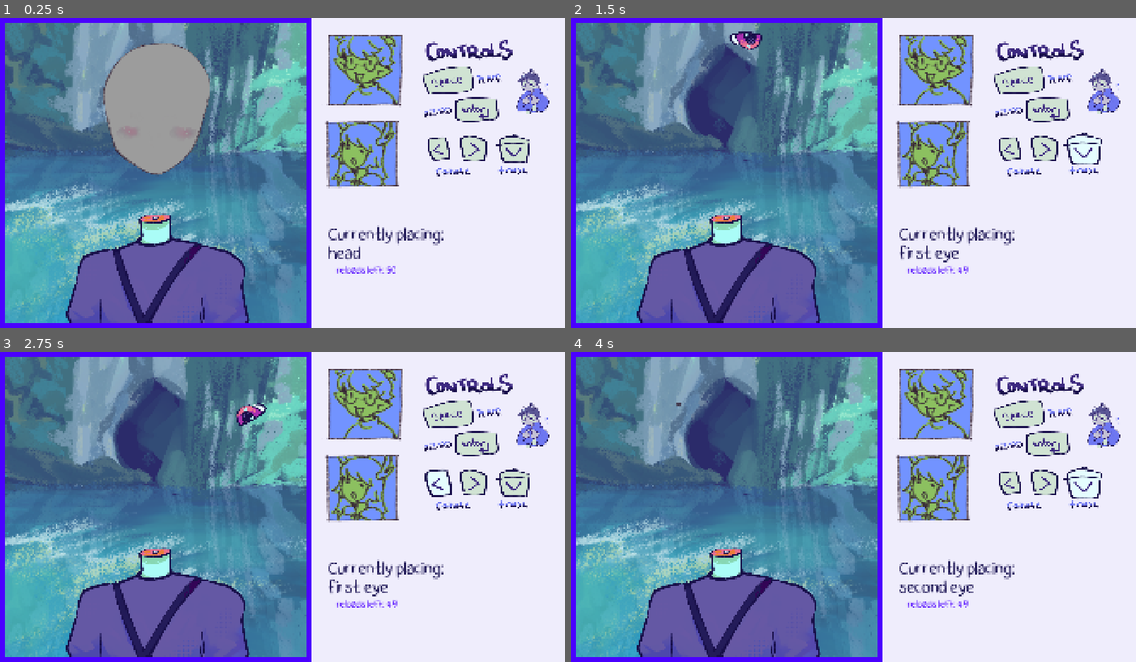
Above: before the commit, frames 1-4 (two rows, left to right).
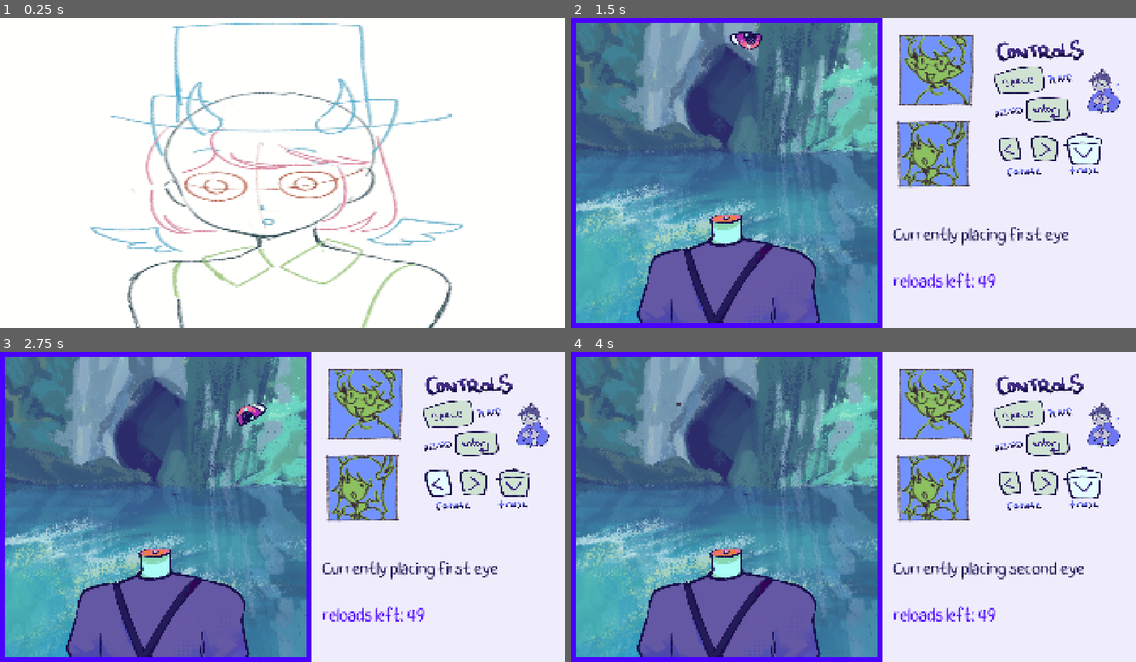
Above: after the commit, the same moments.

Repository: Herbeon/haven-toronto-game
Game: Godot game, scene res://game.tscn
Two runs of this game, one before a commit and one after it. Both use one fixed random seed, a clock stepped at 60 frames per second and the inputs below.
Inputs (mouse positions are in pixels of both pictures, inside the frame that each line leads up to):
- Up to frame 1 (0.25 s): no input
- Up to frame 2 (1.5 s): tap Enter (reload) at 0.5 s; move the mouse to (977, 157) at 0.52 s; hold Up 0.53-1.28 s; click (977, 157) at 0.6 s; move the mouse to (740, 188) at 1.27 s; hold Down (trashbin) from 1.28 s (still down); tap Q (newgame) at 1.35 s
- Up to frame 3 (2.75 s): click (169, 522) at 1.55 s; move the mouse to (339, 438) at 2.02 s; release Down (trashbin) at 2.03 s; hold Up from 2.03 s (still down); hold Left (rotate_ccwise) from 2.03 s (still down); click (339, 438) at 2.3 s
- Up to frame 4 (4 s): move the mouse to (825, 569) at 2.77 s; release Left (rotate_ccwise) at 2.78 s; tap Right (rotate_clockwise) at 2.85 s; click (825, 569) at 3.05 s; move the mouse to (1023, 553) at 3.52 s; release Up at 3.53 s; hold Down (trashbin) from 3.53 s (still down); click (1023, 553) at 3.6 s

The runs differ from the first frame. In frame 1, 67% of the frame differs, in the area x 0-98%, y 0-100%; in frame 2, 1.5%; in frame 3, 1.5%; in frame 4, 1.6%.

Commit message:
added placeholder for starting htumbnail

Diff:
--- a/havenBounceBack/game.gd
+++ b/havenBounceBack/game.gd
@@ -41,11 +41,12 @@
 @onready var relabel = $Control/Relabel
 
 var reloads_left = 50
-
+var complete_pic = false
 @onready var current_part = $torso
 
 # Called when the node enters the scene tree for the first time.
 func _ready() -> void:
+	$title_screen.game_started.connect(title_screen_clicked)
 	eye1.done_eye.connect(eye1_is_done)
 	eye2.done_eye2.connect(eye2_is_done)
 	hairback.done_hairback.connect(hairback_is_done)
@@ -68,7 +69,7 @@
 
 func _process(float) -> void:
 	if(Input.is_action_just_pressed("reload")):
-		if(reloads_left > 0):
+		if(reloads_left > 0 && !complete_pic):
 			current_part.start()
 
 			reloads_left -= 1
@@ -81,18 +82,21 @@
 	#if(Input.is_action_just_pressed("newgame")):
 		#new_game()
 
+func title_screen_clicked():
+	new_game()
 
 func new_game():
 	# a new game. do stuff
 	# skip to eye part
+	#print("new game!")
 	torso.start()
 	head.start()
 	current_part = $head
-	label.text = "Currently placing:\nhead"
+	label.text = "Currently placing head"
 	relabel.text = "reloads left: " + str(reloads_left)
 
 func head_is_done():
-	label.text = "Currently placing:\nfirst eye"
+	label.text = "Currently placing first eye"
 	current_part = $eye1
 
 	eye1.start()
@@ -100,75 +104,75 @@
 
 
 func eye1_is_done():
-	label.text = "Currently placing:\nsecond eye"
+	label.text = "Currently placing second eye"
 	current_part = $eye2
 	eye2.start()
 
 func eye2_is_done():
-	label.text = "Currently placing:\nfirst eyebrow"
+	label.text = "Currently placing first eyebrow"
 	current_part = $eyebrow1
 
 	eyebrow1.start()
 
 func eyebrow1_is_done():
-	label.text = "Currently placing:\nsecond eyebrow"
+	label.text = "Currently placing second eyebrow"
 	current_part = $eyebrow2
 
 	eyebrow2.start()
 
 func eyebrow2_is_done():
-	label.text = "Currently placing:\nfirst ear"
+	label.text = "Currently placing first ear"
 	current_part = $ear1
 
 	ear1.start()
 
 
 func ear_is_done():
-	label.text = "Currently placing:\nsecond ear"
+	label.text = "Currently placing second ear"
 
 	current_part = $ear2
 
 	ear2.start()
 
 func ear_2_is_done():
-	label.text = "Currently placing:\nmouth"
+	label.text = "Currently placing mouth"
 
 	current_part = $mouth
 	mouth.start()
 
 func mouth_is_done():
-	label.text = "Currently placing:\nback of hair"
+	label.text = "Currently placing back of hair"
 
 	current_part = $hairback
 	hairback.start()
 
 func hairback_is_done():
-	label.text = "Currently placing:\nfront of hair"
+	label.text = "Currently placing front of hair"
 
 	current_part = $hairfront
 	hairfront.start()
 
 func hairfront_is_done():
-	label.text = "Currently placing:\nclothing"
+	label.text = "Currently placing clothing"
 
 	current_part = $clothesacc
 	clothesacc.start()
 
 func clothesacc_is_done():
-	label.text = "Currently placing:\nhead accessory 1"
+	label.text = "Currently placing head accessory 1"
 	current_part = $headacc1
 	headacc1.start()
 
 func headacc1_is_done():
-	label.text = "Currently placing:\nhead accessory 2"
+	label.text = "Currently placing head accessory 2"
 	current_part = $headacc2
 	headacc2.start()
 
 func headacc2_is_done():
-	label.text = "Currently placing:\nhat"
+	label.text = "Currently placing hat"
 	current_part = $hat
 
 	hat.start()
 
 func hat_is_done():
-	label.text = "Currently should\nbe placing stuff"
+	label.text = "Currently should be placing stuff"
--- a/havenBounceBack/game.tscn
+++ b/havenBounceBack/game.tscn
@@ -3,6 +3,8 @@
 [ext_resource type="Texture2D" uid="uid://d4b8sey340oqa" path="res://backgrounds/porple thing.png" id="1_e2o6t"]
 [ext_resource type="Script" uid="uid://hijeq1pt7gji" path="res://game.gd" id="1_fc0e3"]
 [ext_resource type="FontFile" uid="uid://0tenstpyqr73" path="res://CoriFont.ttf" id="2_e8heu"]
+[ext_resource type="Texture2D" uid="uid://b5opp0fwf7diw" path="res://images and character assets/demo/Template.png" id="2_xfvwf"]
+[ext_resource type="Script" uid="uid://gas08x5ysysv" path="res://title_screen.gd" id="3_dhpj7"]
 [ext_resource type="PackedScene" uid="uid://djicpc76ou862" path="res://head.tscn" id="4_7jktm"]
 [ext_resource type="PackedScene" uid="uid://dpfcb61p4xb8e" path="res://torso.tscn" id="4_ryrav"]
 [ext_resource type="Texture2D" uid="uid://u0ltr3xuybna" path="res://images and character assets/Bg.png" id="4_x5p1p"]
@@ -37,7 +39,7 @@
 
 [sub_resource type="LabelSettings" id="LabelSettings_j5wjh"]
 font = ExtResource("2_e8heu")
-font_size = 30
+font_size = 50
 font_color = Color(0.2901961, 0, 1, 1)
 
 [sub_resource type="TileSetAtlasSource" id="TileSetAtlasSource_fc0e3"]
@@ -86,6 +88,20 @@
 [node name="game" type="Node2D" unique_id=1374351353]
 script = ExtResource("1_fc0e3")
 
+[node name="title_screen" type="Sprite2D" parent="." unique_id=819712015]
+z_index = 40
+position = Vector2(969.5, 539.5)
+scale = Vector2(1.9228516, 1.1123047)
+texture = ExtResource("2_xfvwf")
+script = ExtResource("3_dhpj7")
+
+[node name="title_screen2" type="TextureRect" parent="." unique_id=437923891]
+visible = false
+z_index = 40
+offset_right = 1928.0
+offset_bottom = 1106.0
+texture = ExtResource("2_xfvwf")
+
 [node name="Control" type="Control" parent="." unique_id=828224688]
 layout_mode = 3
 anchors_preset = 0
@@ -96,20 +112,19 @@
 
 [node name="Label" type="Label" parent="Control" unique_id=1692377689]
 layout_mode = 0
-offset_left = -178.0
-offset_top = 25.0
-offset_right = 307.0
-offset_bottom = 86.0
-text = "Currently placing:
-eye"
+offset_left = -198.0
+offset_top = 26.0
+offset_right = 287.0
+offset_bottom = 151.0
+text = "Currently placing head"
 label_settings = SubResource("LabelSettings_m6jhr")
 
 [node name="Relabel" type="Label" parent="Control" unique_id=907465893]
 layout_mode = 0
-offset_left = -151.0
-offset_top = 158.0
-offset_right = 54.0
-offset_bottom = 195.0
+offset_left = -197.0
+offset_top = 185.0
+offset_right = 145.0
+offset_bottom = 246.0
 text = "reloads left: 50"
 label_settings = SubResource("LabelSettings_j5wjh")
 
--- a/havenBounceBack/head.gd
+++ b/havenBounceBack/head.gd
@@ -9,7 +9,7 @@
 var paused = false
 
 func start():
-	position = Vector2(530,200)
+	position = Vector2(530,350)
 
 	var direction_x = 0
 	# yay gambling
--- a/havenBounceBack/headacc_1.gd
+++ b/havenBounceBack/headacc_1.gd
@@ -12,7 +12,7 @@
 func start():
 	visual = ["cool","horn","ribbon"].pick_random()
 	$AnimatedSprite2D.play(visual)
-	position = Vector2(120,120)
+	position = Vector2(220,220)
 
 	placing_headacc = true
 
--- a/havenBounceBack/headacc_2.gd
+++ b/havenBounceBack/headacc_2.gd
@@ -12,7 +12,7 @@
 func start():
 	visual = ["cool","horn","ribbon"].pick_random()
 	$AnimatedSprite2D.play(visual)
-	position = Vector2(120,120)
+	position = Vector2(220,220)
 
 	placing_headacc = true
 
--- a/havenBounceBack/project.godot
+++ b/havenBounceBack/project.godot
@@ -62,6 +62,11 @@
 "events": [Object(InputEventKey,"resource_local_to_scene":false,"resource_name":"","device":-1,"window_id":0,"alt_press …(192 unchanged characters)…
 ]
 }
+start={
+"deadzone": 0.2,
+"events": [Object(InputEventMouseButton,"resource_local_to_scene":false,"resource_name":"","device":-1,"window_id":0,"alt_pressed":false,"shift_pressed":false,"ctrl_pressed":false,"meta_pressed":false,"button_mask":0,"position":Vector2(0, 0),"global_position":Vector2(0, 0),"factor":1.0,"button_index":1,"canceled":false,"pressed":false,"double_click":false,"script":null)
+]
+}
 
 [physics]
 
--- /dev/null
+++ b/havenBounceBack/title_screen.gd
@@ -0,0 +1,26 @@
+extends Sprite2D
+
+signal game_started
+
+var game_got_started = false
+
+var whee = false
+# Called when the node enters the scene tree for the first time.
+func _ready() -> void:
+	pass # Replace with function body.
+
+
+# Called every frame. 'delta' is the elapsed time since the previous frame.
+func _process(delta: float) -> void:
+	if(game_got_started):
+		pass
+	if(whee):
+		position.y -= 80
+		if(position.y < 0):
+			whee = false
+			visible = false
+			game_got_started = true
+			game_started.emit()
+	if(Input.is_action_just_pressed("start") && !game_got_started):
+		whee = true
+		position.y -= 80
Not shown, added: havenBounceBack/title_screen.gd.uid
